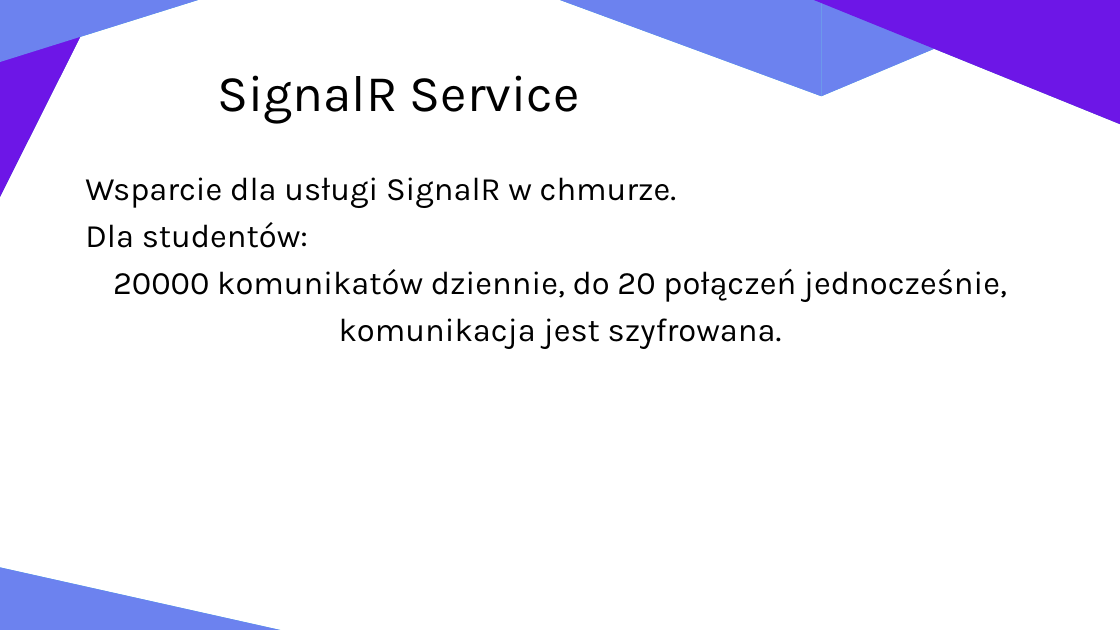
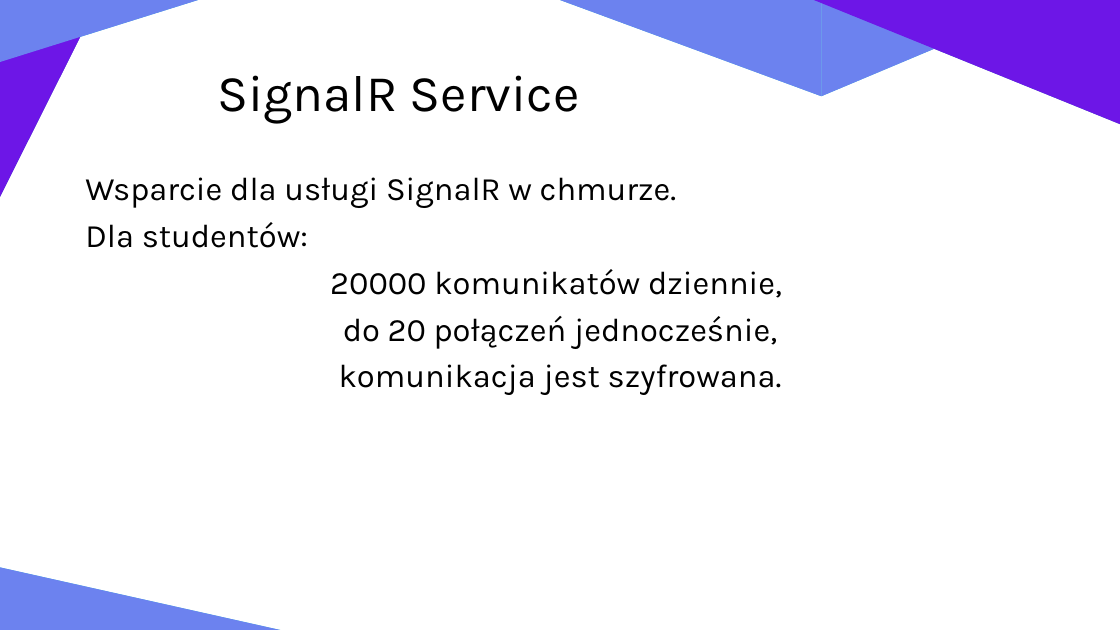
Before and after one commit to zlociu/ASPNET-TIWPR-LAB, a slide deck: slide 24 of ASPNET.pptx. Drawn at 1120x630 pixels with LibreOffice and Linux fonts; fonts in the diff are those of the drawing. Boxes give left, top, right and bottom in pixels: in the first picture for what was removed or moved away, otherwise in the second. Text is boxed around its words. In the diff, an @@ line names an element or a change of style, - is before the commit and + after.

```diff
--- a/ASPNET.pptx
+++ b/ASPNET.pptx
@@ text at bbox=[330, 269, 782, 349]: text changed @@
-20000 komunikatów dziennie, do 20 połączeń jednocześnie,
+20000 komunikatów dziennie,
+do 20 połączeń jednocześnie,
```
Also in this commit, not shown: 10 other slides changed, 4 slides added, 4 slides removed.
